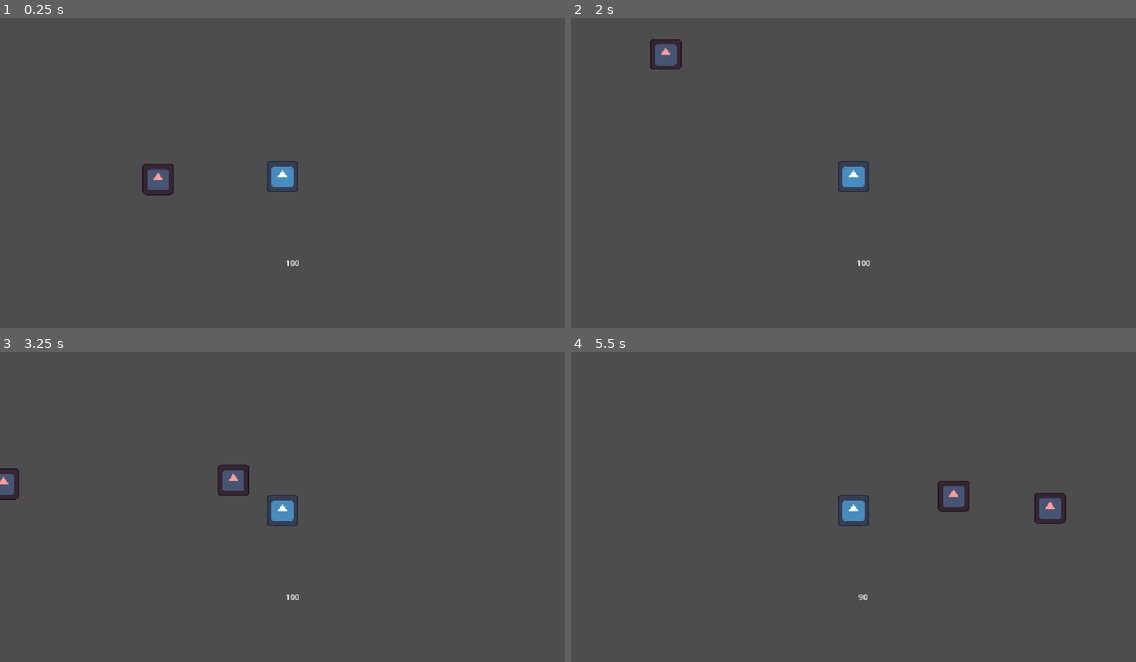
Above: before the commit, frames 1-4 (two rows, left to right).
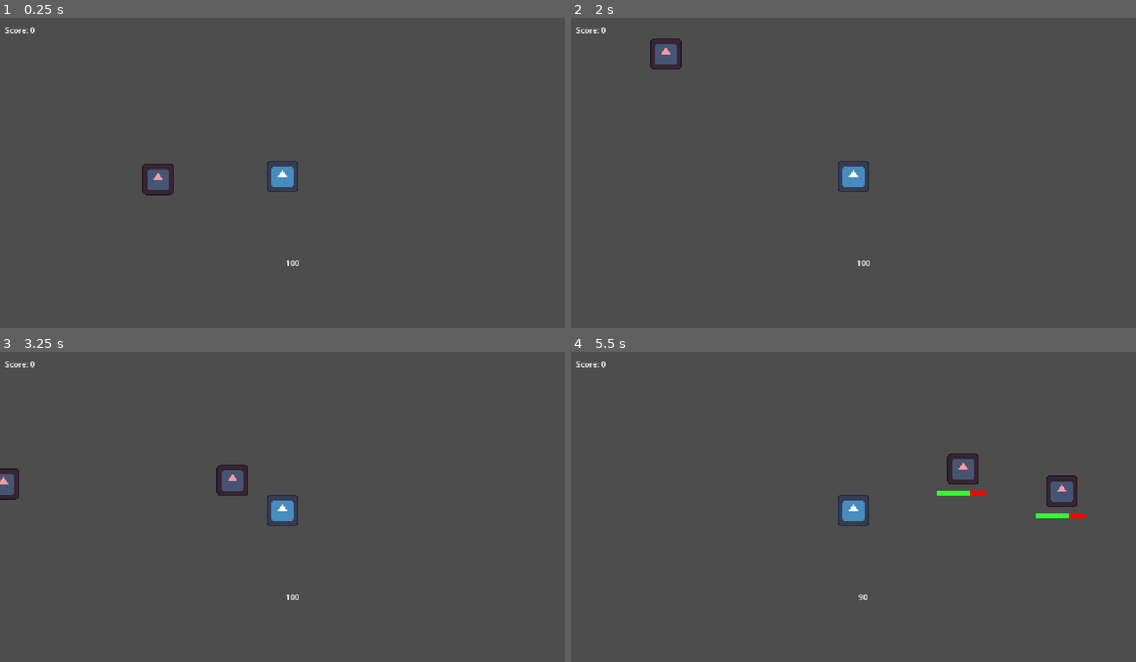
Above: after the commit, the same moments.

Repository: Enckripted/vampire-survivors-lite
Game: Godot game, scene res://game_scene.tscn
Two runs of this game, one before a commit and one after it. Both use one fixed random seed, a clock stepped at 60 frames per second and the inputs below. The engine's default icon, where the game draws it, is replaced by a stand-in: a white triangle on a blue panel in a dark square.
Inputs:
- Up to frame 1 (0.25 s): no input
- Up to frame 2 (2 s): hold Right (ui_right) 0.53-1.28 s; hold Down (ui_down) from 1.28 s (still down)
- Up to frame 3 (3.25 s): release Down (ui_down) at 2.03 s; hold Right (ui_right) 2.03-2.78 s; hold Up (ui_up) from 2.78 s (still down)
- Up to frame 4 (5.5 s): release Up (ui_up) at 3.53 s; hold Left (ui_left) 3.53-5.03 s; hold Down (ui_down) from 5.03 s (still down)

The runs differ from the first frame. In frame 1, less than 0.1% of the frame differs, in the area x 0-7%, y 2-5%; in frame 2, 0.1%; in frame 3, 0.1%; in frame 4, 2.1%, in the area x 0-91%, y 2-56%.

Commit message:
feat: basic pickups

Diff:
--- a/entities/enemies/basic_enemy.gd
+++ b/entities/enemies/basic_enemy.gd
@@ -11,14 +11,11 @@
 	var direction = (player.position - position).normalized()
 	return speed * direction
 
-func update() -> void:
-	pass
-
 func handle_collision(collision: KinematicCollision2D) -> void:
 	var body = collision.get_collider() as CharacterBody2D
 	if body == null || !body.is_in_group(player_group_name):
 		return
-	print(body.name)
+
 	# deal damage to the player
 	var knockback_dir = (player.position-position).normalized()
 	player.deal_damage(damage_amount, knockback_dir * knockback_magnitude)
--- a/entities/enemies/basic_enemy.tscn
+++ b/entities/enemies/basic_enemy.tscn
@@ -1,6 +1,7 @@
 [gd_scene format=3 uid="uid://du51owic3w7br"]
 
 [ext_resource type="Script" uid="uid://cssdhpksx4cp4" path="res://entities/enemies/basic_enemy.gd" id="1_rwafm"]
+[ext_resource type="PackedScene" uid="uid://dsmysiawb5fqe" path="res://game_objects/pickup.tscn" id="2_axigu"]
 [ext_resource type="Texture2D" uid="uid://wqs7tx2l1onk" path="res://icon.svg" id="2_qi2p4"]
 [ext_resource type="PackedScene" uid="uid://uvottghrqkix" path="res://ui/health_bar.tscn" id="3_m2rku"]
 
@@ -16,6 +17,7 @@
 script = ExtResource("1_rwafm")
 knockback_magnitude = 600
 speed = 100
+pickup_scene = ExtResource("2_axigu")
 max_health = 15
 immunity_time = 0.05
 knockback_decay = 1600
--- a/entities/enemies/enemy.gd
+++ b/entities/enemies/enemy.gd
@@ -4,13 +4,32 @@
 const player_group_name := "player"
 
 @export var speed := 300
+@export var pickup_amount := 5
+@export var pickup_radius := 15
+
+@export var pickup_scene: PackedScene
 
 var player: Node2D
 
-@abstract func update() -> void
+func spawn_pickup() -> void:
+	var dx = randi_range(-pickup_radius, pickup_radius)
+	var dy = randi_range(-pickup_radius, pickup_radius)
+
+	var n_pickup = pickup_scene.instantiate()
+	n_pickup.position = position + Vector2(dx, dy)
+	get_tree().current_scene.add_child(n_pickup)
+
+func spawn_pickups() -> void:
+	for i in range(pickup_amount):
+		spawn_pickup()
+
+func _on_died() -> void:
+	spawn_pickups()
+
+func _ready() -> void:
+	super._ready()
+	died.connect(_on_died)
 
 func _process(_delta: float) -> void:
 	if player == null:
 		player = get_tree().get_first_node_in_group(player_group_name)
-
-	update()
--- a/entities/enemies/fast_enemy.gd
+++ /dev/null
@@ -1,2 +0,0 @@
-class_name FastEnemy
-extends BasicEnemy
--- a/entities/enemies/fast_enemy.tscn
+++ /dev/null
@@ -1,26 +0,0 @@
-[gd_scene format=3]
-
-[ext_resource type="Script" uid="uid://bxmg4dr3ixlpm" path="res://entities/enemies/fast_enemy.gd" id="1_fast"]
-[ext_resource type="Texture2D" uid="uid://wqs7tx2l1onk" path="res://icon.svg" id="2_qi2p4"]
-
-[sub_resource type="GDScript" id="GDScript_i3pqv"]
-script/source = "extends Sprite2D
-"
-
-[sub_resource type="RectangleShape2D" id="RectangleShape2D_ty0te"]
-size = Vector2(64, 64)
-
-[node name="FastEnemy" type="CharacterBody2D"]
-collision_layer = 2
-script = ExtResource("1_fast")
-knockback_magnitude = 400
-speed = 500
-
-[node name="Sprite2D" type="Sprite2D" parent="."]
-modulate = Color(0.60784316, 1, 0.60784316, 1)
-scale = Vector2(0.5, 0.5)
-texture = ExtResource("2_qi2p4")
-script = SubResource("GDScript_i3pqv")
-
-[node name="CollisionShape2D" type="CollisionShape2D" parent="."]
-shape = SubResource("RectangleShape2D_ty0te")
--- a/entities/entity.gd
+++ b/entities/entity.gd
@@ -7,9 +7,9 @@
 @export var knockback_decay := 800
 @export var move_while_knocked := false
 
-var health := max_health
+var health: int
+
 var knockback_velocity := Vector2.ZERO
-
 var last_hit := 0
 
 @abstract func get_movement_velocity() -> Vector2
@@ -31,6 +31,9 @@
 	died.emit()
 	queue_free()
 
+func _ready() -> void:
+	health = max_health
+
 func _physics_process(delta: float) -> void:
 	velocity = Vector2.ZERO
 	if knockback_velocity.length() > 0: #do knockback first
--- a/entities/player.gd
+++ b/entities/player.gd
@@ -20,7 +20,6 @@
 
 func auto_attack():
 	var bodies = auto_attack_area.get_overlapping_bodies()
-	print(bodies.size())
 	var target: Enemy = null
 
 	for body in bodies:
--- a/enemy_spawner.tscn
+++ b/game_objects/enemy_spawner.tscn
@@ -1,6 +1,6 @@
 [gd_scene format=3 uid="uid://gml0axyg56wa"]
 
-[ext_resource type="Script" uid="uid://lo5akuv4h68j" path="res://enemy_spanwer.gd" id="1_00s5r"]
+[ext_resource type="Script" uid="uid://lo5akuv4h68j" path="res://game_objects/enemy_spanwer.gd" id="1_00s5r"]
 [ext_resource type="PackedScene" uid="uid://du51owic3w7br" path="res://entities/enemies/basic_enemy.tscn" id="2_63vqd"]
 
 [node name="EnemySpawner" type="Timer" unique_id=2138630692]
--- /dev/null
+++ b/game_objects/game_state.gd
@@ -0,0 +1,4 @@
+extends Node
+class_name GameState
+
+var score := 0
--- /dev/null
+++ b/game_objects/game_state.tscn
@@ -0,0 +1,6 @@
+[gd_scene format=3 uid="uid://dd6ilrqbj78ys"]
+
+[ext_resource type="Script" uid="uid://bt7sdka7fejly" path="res://game_objects/game_state.gd" id="1_k6nox"]
+
+[node name="GameState" type="Node" unique_id=992081523]
+script = ExtResource("1_k6nox")
--- /dev/null
+++ b/game_objects/pickup.gd
@@ -0,0 +1,20 @@
+extends Area2D
+
+@export var value := 1
+
+@onready var game_state = get_node("/root/GameScene/GameState") as GameState
+
+func pickup():
+	game_state.score += value
+	queue_free()
+
+func _on_body_entered(body: Node2D) -> void:
+	var player = body as Player
+	if player == null:
+		return
+
+	# player picked it up
+	pickup()
+
+func _ready() -> void:
+	body_entered.connect(_on_body_entered)
--- /dev/null
+++ b/game_objects/pickup.tscn
@@ -0,0 +1,16 @@
+[gd_scene format=3 uid="uid://dsmysiawb5fqe"]
+
+[ext_resource type="Script" uid="uid://d4b64m10uxuhv" path="res://game_objects/pickup.gd" id="1_iqk3k"]
+
+[sub_resource type="RectangleShape2D" id="RectangleShape2D_ty0te"]
+size = Vector2(10, 10)
+
+[node name="Pickup" type="Area2D" unique_id=195345134]
+script = ExtResource("1_iqk3k")
+
+[node name="Polygon2D" type="Polygon2D" parent="." unique_id=286225670]
+polygon = PackedVector2Array(0, 0, 0, 10, 10, 10, 10, 0)
+
+[node name="CollisionShape2D" type="CollisionShape2D" parent="." unique_id=1445953268]
+position = Vector2(5, 5)
+shape = SubResource("RectangleShape2D_ty0te")
--- a/game_scene.tscn
+++ b/game_scene.tscn
@@ -1,21 +1,25 @@
 [gd_scene format=3 uid="uid://dthxuak5lwpbh"]
 
+[ext_resource type="PackedScene" uid="uid://dd6ilrqbj78ys" path="res://game_objects/game_state.tscn" id="1_kdryc"]
 [ext_resource type="PackedScene" uid="uid://cpjnnvaj0h0qo" path="res://entities/player.tscn" id="1_mixcd"]
-[ext_resource type="PackedScene" uid="uid://gml0axyg56wa" path="res://enemy_spawner.tscn" id="2_mixcd"]
+[ext_resource type="PackedScene" uid="uid://gml0axyg56wa" path="res://game_objects/enemy_spawner.tscn" id="2_mixcd"]
 [ext_resource type="PackedScene" uid="uid://du51owic3w7br" path="res://entities/enemies/basic_enemy.tscn" id="2_mj2jn"]
 [ext_resource type="PackedScene" uid="uid://dnuttnq0ljke2" path="res://ui/game_ui.tscn" id="3_kdryc"]
 [ext_resource type="Script" uid="uid://b1mmicp74b77f" path="res://ui/game_ui.gd" id="4_6e45b"]
 
 [node name="GameScene" type="Node2D" unique_id=362593964]
 
-[node name="Player" parent="." unique_id=1641185780 groups=["player"] instance=ExtResource("1_mixcd")]
-position = Vector2(511, 335)
+[node name="GameState" parent="." unique_id=992081523 instance=ExtResource("1_kdryc")]
+
+[node name="EnemySpawner" parent="." unique_id=2138630692 instance=ExtResource("2_mixcd")]
+wait_time = 2.0
 
 [node name="BasicEnemy" parent="." unique_id=1339468578 instance=ExtResource("2_mj2jn")]
 position = Vector2(234, 341)
 
-[node name="EnemySpawner" parent="." unique_id=2138630692 instance=ExtResource("2_mixcd")]
-wait_time = 2.0
+[node name="Player" parent="." unique_id=1641185780 groups=["player"] instance=ExtResource("1_mixcd")]
+z_index = 10
+position = Vector2(511, 335)
 
 [node name="CanvasLayer" type="CanvasLayer" parent="." unique_id=747844851]
 
--- a/group_names.gd
+++ /dev/null
@@ -1,3 +0,0 @@
-class_name GroupNames
-
-static var PLAYER_GROUP := "player"
--- a/ui/game_ui.gd
+++ b/ui/game_ui.gd
@@ -3,7 +3,10 @@
 # this is UI that should only be instantitated when game_scene is running
 @export var player: Player
 
-@onready var health_text: Label = $HealthText
+@onready var game_state = get_node("/root/GameScene/GameState") as GameState
+@onready var health_text = $HealthText as Label
+@onready var score_text = $ScoreText as Label
 
 func _process(_delta: float) -> void:
 	health_text.text = str(player.health) if player != null else "0"
+	score_text.text = "Score: %s" % str(game_state.score)
--- a/ui/game_ui.tscn
+++ b/ui/game_ui.tscn
@@ -18,3 +18,13 @@
 text = "100"
 horizontal_alignment = 1
 vertical_alignment = 1
+
+[node name="ScoreText" type="Label" parent="." unique_id=822783636]
+layout_mode = 0
+offset_left = 10.0
+offset_top = 10.0
+offset_right = 110.0
+offset_bottom = 40.0
+pivot_offset = Vector2(20, 15)
+text = "Score: 0"
+vertical_alignment = 1
Not shown, removed: entities/enemies/fast_enemy.gd.uid
Renamed: enemy_spanwer.gd -> game_objects/enemy_spanwer.gd
Renamed: enemy_spanwer.gd.uid -> game_objects/enemy_spanwer.gd.uid
Not shown, added: game_objects/game_state.gd.uid
Not shown, added: game_objects/pickup.gd.uid
Not shown, removed: group_names.gd.uid
